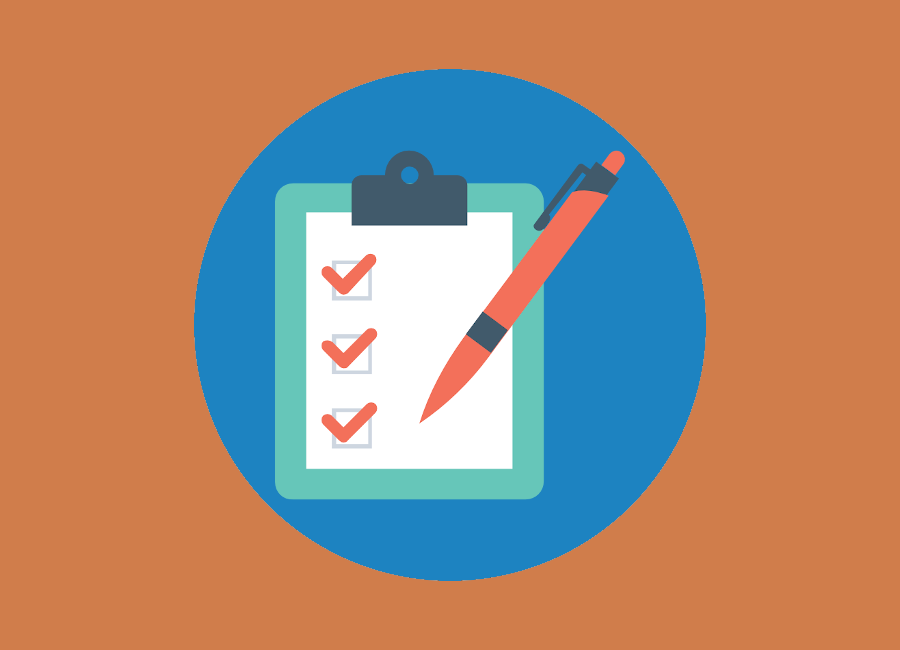
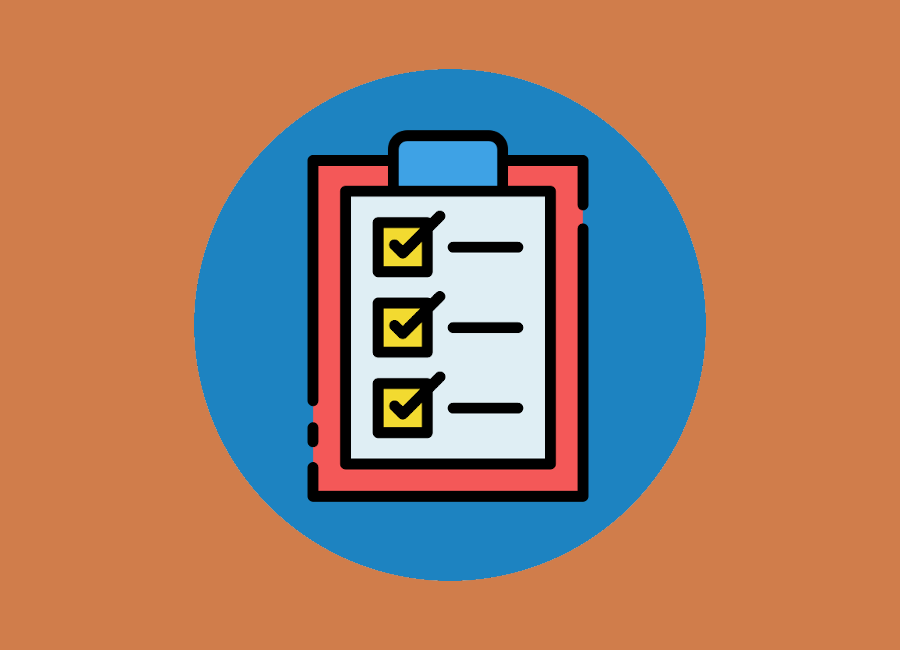
Layers edited between the first and the second (900, 650) image:
added layer "checklist.png" above "list.png" over [307, 130, 589, 502]
hid "list.png" over [275, 150, 625, 500]
